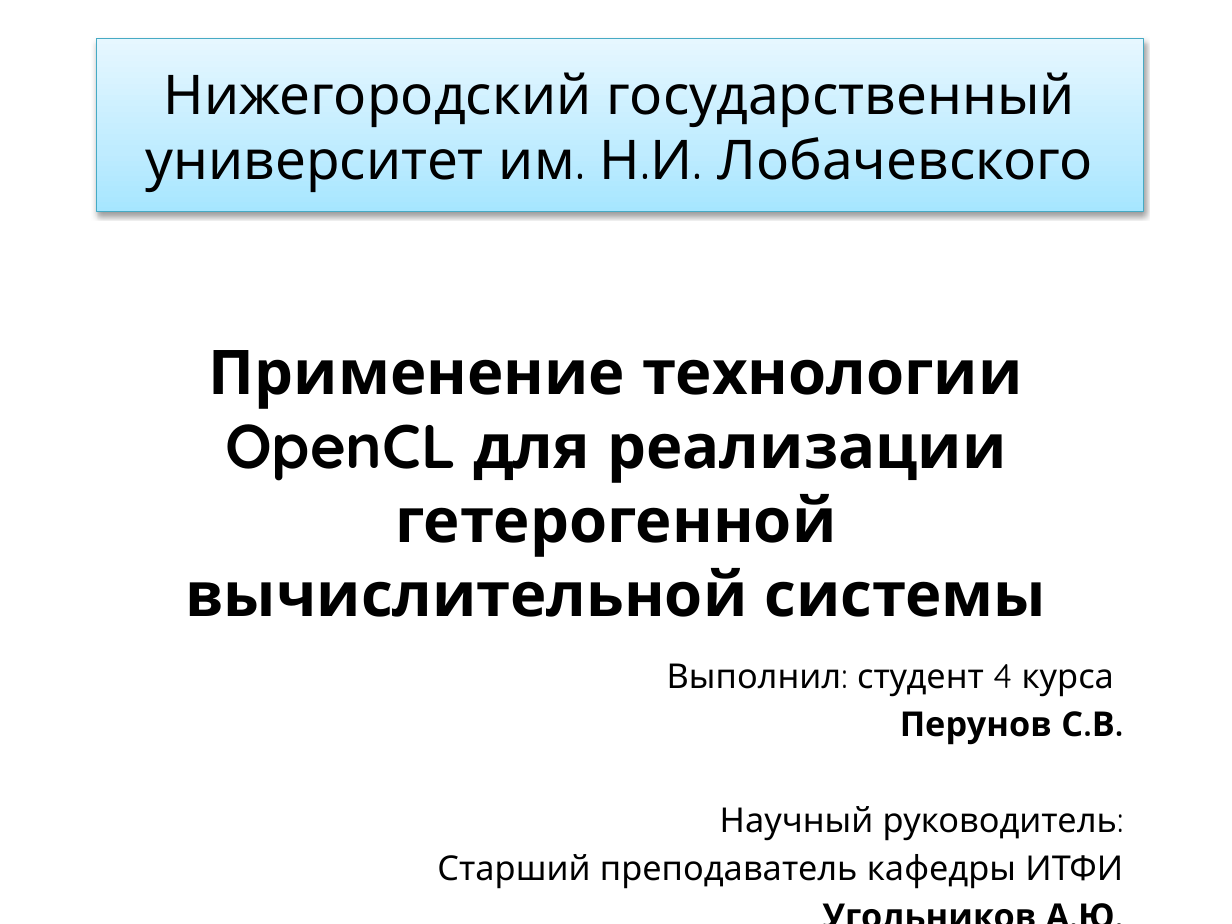
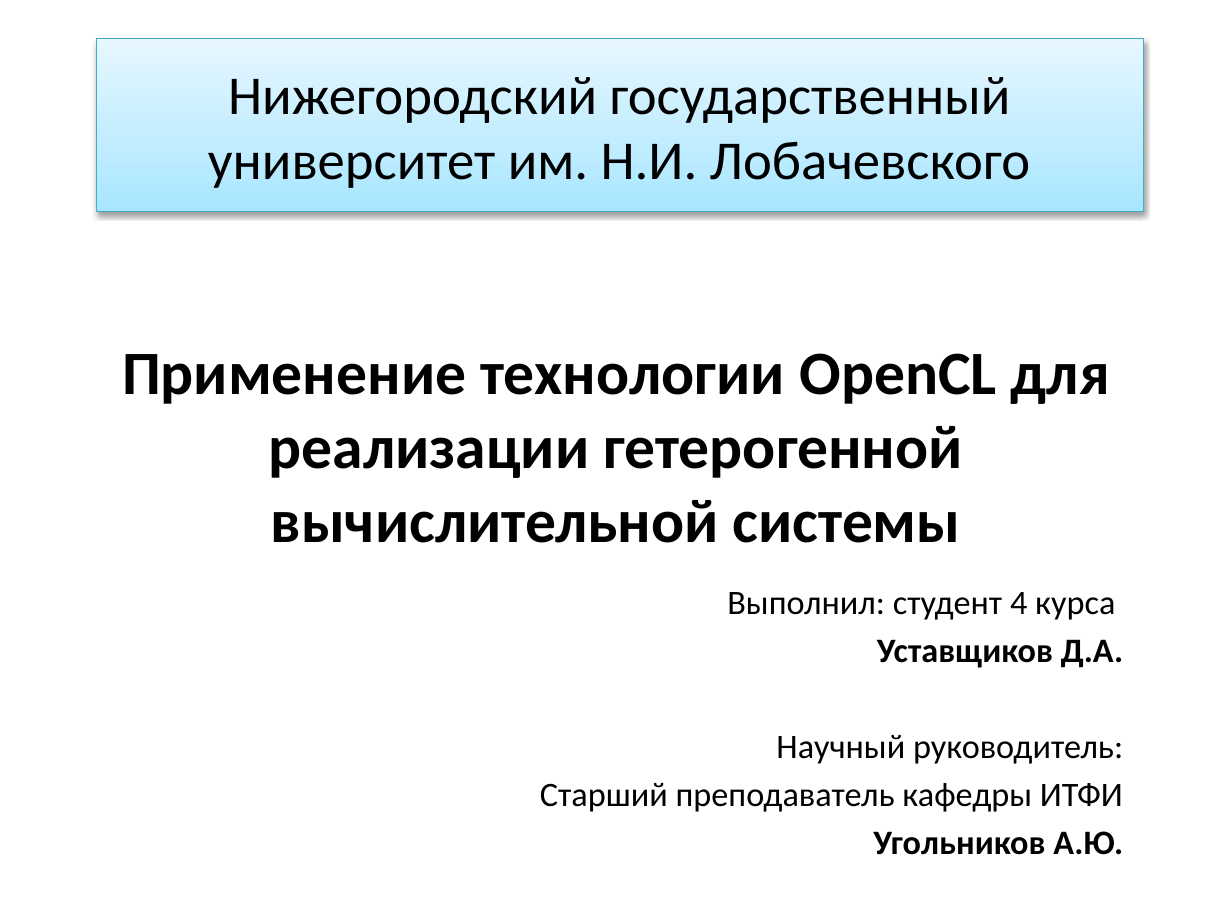
Before and after one commit to ustadenis/OpenCLImageFilter, a slide deck: slide 1 of Diplom/Презентация.pptx. Drawn at 1232x924 pixels with LibreOffice and Linux fonts; fonts in the diff are those of the drawing. Boxes give left, top, right and bottom in pixels: in the first picture for what was removed or moved away, otherwise in the second. Text is boxed around its words. In the diff, an @@ line names an element or a change of style, - is before the commit and + after.

```diff
--- a/Diplom/Презентация.pptx
+++ b/Diplom/Презентация.pptx
@@ title "Нижегородский государственный университет им. Н.И. ..." at box(96, 38, 1143, 212): font Quicksand to Calibri @@
@@ subtitle at box(122, 353, 1123, 855): font Quicksand to Calibri @@
@@ subtitle at box(877, 639, 1123, 668): text changed; font Quicksand to Calibri @@
-Перунов С.В.
+Уставщиков Д.А.
```
Also in this commit, not shown: 4 other slides changed, 2 slides added, 4 slides removed, 1 other file.
